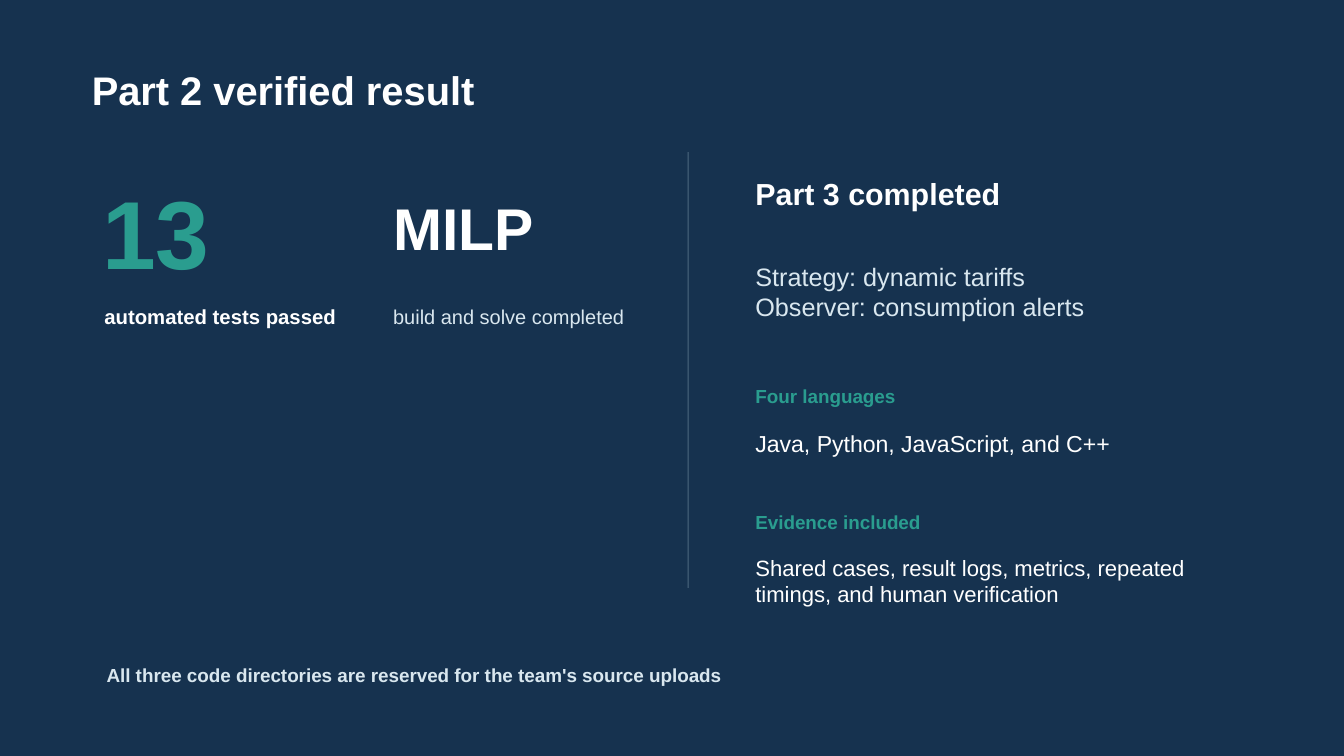
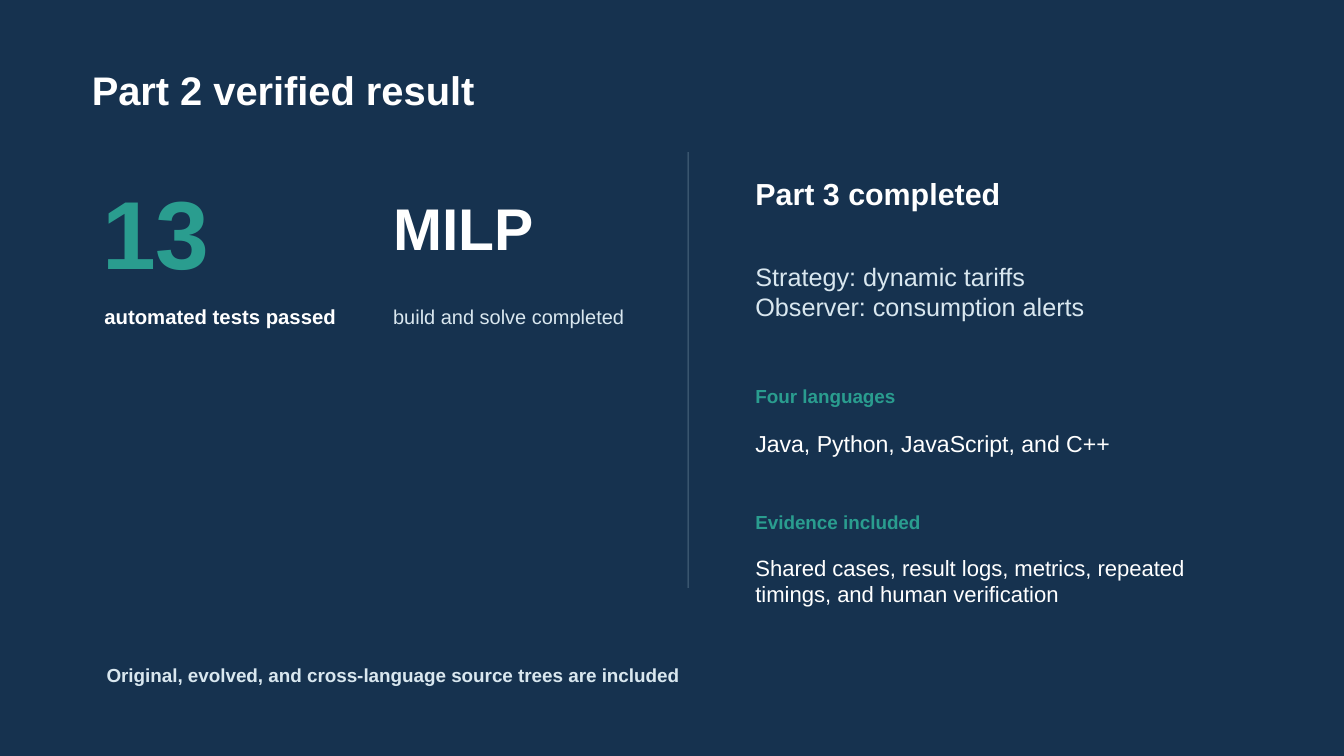
Before and after one commit to Madv4/EMS_DP, a slide deck: slide 8 of B13_Slides.pptx. Drawn at 1344x756 pixels with LibreOffice and Linux fonts; fonts in the diff are those of the drawing. Boxes give left, top, right and bottom in pixels: in the first picture for what was removed or moved away, otherwise in the second. Text is boxed around its words. In the diff, an @@ line names an element or a change of style, - is before the commit and + after.

```diff
--- a/B13_Slides.pptx
+++ b/B13_Slides.pptx
@@ text at box(107, 668, 679, 686): text changed @@
-All three code directories are reserved for the team's source uploads
+Original, evolved, and cross-language source trees are included
```
Also in this commit, not shown: 2 other slides changed.
